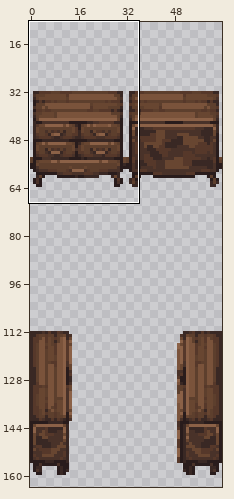
Sprite sheet, stored at Resources/Textures/_CP14/Structures/Storage/Dressers/wood_dresser.rsi/icon.png. Above: a wide view before the commit, with the close-up outlined.
Close-up. Old version:
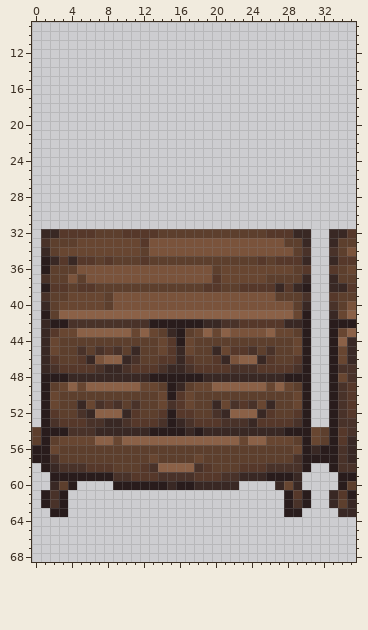
The file is 64x192 pixels. Shown: x 0..35, y 9..68. The wide view leaves out empty margins.
The result:
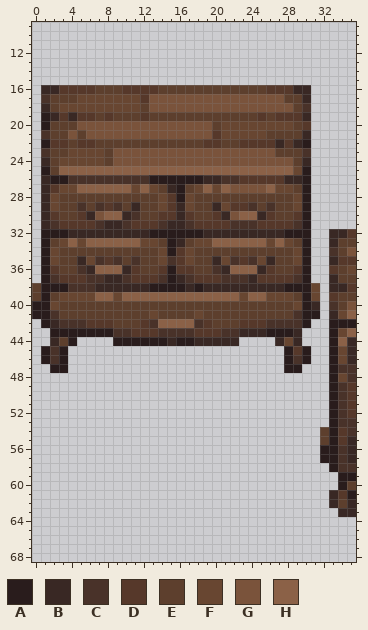
Palette (. is transparent): A #291c1c  B #392824  C #493229  D #56382a  E #5d3f2d  F #684631  G #7a533b  H #8b6147
What changed:
@@ x 0..35 @@
 15 ....................................
-16 ....................................
-17 ....................................
-18 ....................................
-19 ....................................
-20 ....................................
-21 ....................................
-22 ....................................
-23 ....................................
-24 ....................................
-25 ....................................
-26 ....................................
-27 ....................................
-28 ....................................
-29 ....................................
-30 ....................................
-31 ....................................
-32 .BBDDDDEEEDDDDEEEEEEEEEEEEDDDBB..BBD
-33 .CEEEFFFFFFFDGGGGGGGGGGGGGGGEEB..BEE
-34 .BEFFFFFFFFFEGGGGGGGGGGGGGGGGEC..CEG
-35 .ABDBDDEDEEEDEEEEEEEEEEEEDEDDDB..BDD
-36 .AEEEGGGGGGGGGGGGGGGEFFFFFFFFED..DEF
-37 .CEEGEGGGGGGGGGGGGGGDFFFFFEEEEB..BEE
-38 .ADDEDDEEEEEEEEEEEEDDEEDDDDBDBA..BBD
-39 .CEEFFFFEGGGGGGGGGGGGGGGGGGEEEC..DEE
-40 .BEFFFFFEGGGGGGGGGGGGGGGGGGGGEB..CEG
-41 .AEHHHHHHHHHHHHHHHHHHHHHHHHHHFA..BFH
-42 .BAACCCCCCCCCAAAAAABBCCDDDDDBBA..AAA
-43 .BDFFHHHHHHFHFEBAEFHFHGGGGHFFEA..AFH
-44 .BFEEEEEEEEEEEFDAFEEEEEEEEEEEFA..AHB
-45 .BFEECECDCEBEEFDBFEEBFDDCECEEFA..AFB
-46 .BDEEDBGHHBCEEDDBDEEDBGHHBDEEDA..AFB
-47 .BCDDDDCBBCDDDCBBCDDDDCCCDDDDCA..ACC
-48 .AAABBBBBBBBBAAAAAABBBBBBBBBAAA..AFC
-49 .AEFHFHHHHHHFFEABEFFHHHHHHFHFEA..ACD
-50 .AFEEEEEEEEEEEFADFEEEEEEEEEEEFA..ACD
-51 .AFEEBFCDCECEEFCDFEEBFCDCFBEEFA..ACD
-52 .ADEECBHHHBDEEDADDEECBHHHBDEEDA..ACD
-53 .ACDDDCCBBCDDDCABCDDDCCCBDDDDCA..ACC
-54 EAAACCCBBBBBBAAAABABBBBBBBBBAAAFEADC
-55 EAEFFFFHHFHHHHHHHHHHHHHFHHFFFEAFEADB
-56 AAFEEEEEEEEEEEEEEEEEEEEEEEEEEFABAACB
-57 AACEEEEEEEEEEFEEEEFEEEEEEEEEECAAAACB
-58 .ABCCCDDDEEEDCHHHHCDEEEDDDCCCCA..ACC
-59 ..AAAAAAACCDDDCCCCDDDCCBBBAAAB....AA
-60 ..BEA....AAAAAABAABBBBB....BFB....AE
-61 .ACA........................ADA..BDA
-62 .ACA........................ACA..BEB
-63 ..AA........................AA....BB
+16 .BBDDDDEEEDDDDEEEEEEEEEEEEDDDBB.....
+17 .CEEEFFFFFFFDGGGGGGGGGGGGGGGEEB.....
+18 .BEFFFFFFFFFEGGGGGGGGGGGGGGGGEC.....
+19 .ABDBDDEDEEEDEEEEEEEEEEEEDEDDDB.....
+20 .AEEEGGGGGGGGGGGGGGGEFFFFFFFFED.....
+21 .CEEGEGGGGGGGGGGGGGGDFFFFFEEEEB.....
+22 .ADDEDDEEEEEEEEEEEEDDEEDDDDBDBA.....
+23 .CEEFFFFEGGGGGGGGGGGGGGGGGGEEEC.....
+24 .BEFFFFFEGGGGGGGGGGGGGGGGGGGGEB.....
+25 .AEHHHHHHHHHHHHHHHHHHHHHHHHHHFA.....
+26 .BAACCCCCCCCCAAAAAABBCCDDDDDBBA.....
+27 .BDFFHHHHHHFHFEBAEFHFHGGGGHFFEA.....
+28 .BFEEEEEEEEEEEFDAFEEEEEEEEEEEFA.....
+29 .BFEECECDCEBEEFDBFEEBFDDCECEEFA.....
+30 .BDEEDBGHHBCEEDDBDEEDBGHHBDEEDA.....
+31 .BCDDDDCBBCDDDCBBCDDDDCCCDDDDCA.....
+32 .AAABBBBBBBBBAAAAAABBBBBBBBBAAA..BBD
+33 .AEFHFHHHHHHFFEABEFFHHHHHHFHFEA..BEE
+34 .AFEEEEEEEEEEEFADFEEEEEEEEEEEFA..CEG
+35 .AFEEBFCDCECEEFCDFEEBFCDCFBEEFA..BDD
+36 .ADEECBHHHBDEEDADDEECBHHHBDEEDA..DEF
+37 .ACDDDCCBBCDDDCABCDDDCCCBDDDDCA..BEE
+38 EAAACCCBBBBBBAAAABABBBBBBBBBAAAF.BBD
+39 EAEFFFFHHFHHHHHHHHHHHHHFHHFFFEAF.DEE
+40 AAFEEEEEEEEEEEEEEEEEEEEEEEEEEFAB.CEG
+41 AACEEEEEEEEEEFEEEEFEEEEEEEEEECAA.BFH
+42 .ABCCCDDDEEEDCHHHHCDEEEDDDCCCCA..AAA
+43 ..AAAAAAACCDDDCCCCDDDCCBBBAAAB...AFH
+44 ..BEA....AAAAAABAABBBBB....BFB...AHB
+45 .ACA........................ADA..AFB
+46 .ACA........................ACA..AFB
+47 ..AA........................AA...ACC
+48 .................................AFC
+49 .................................ACD
+50 .................................ACD
+51 .................................ACD
+52 .................................ACD
+53 .................................ACC
+54 ................................EADC
+55 ................................EADB
+56 ................................AACB
+57 ................................AACB
+58 .................................ACC
+59 ..................................AA
+60 ..................................AE
+61 .................................BDA
+62 .................................BEB
+63 ..................................BB
 64 ....................................
